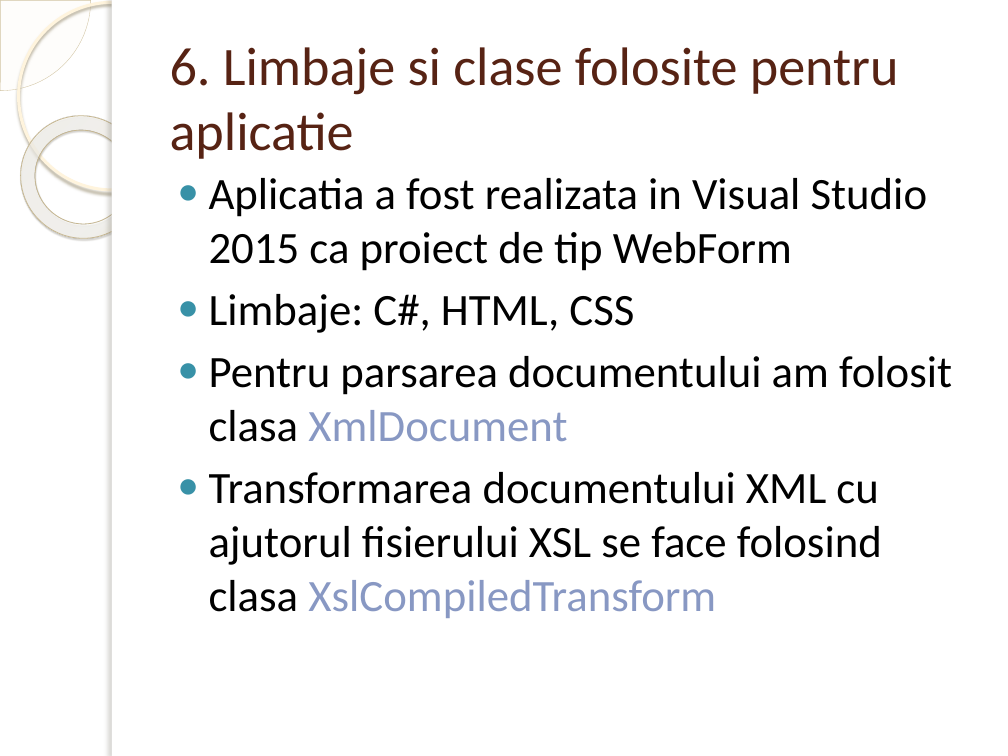
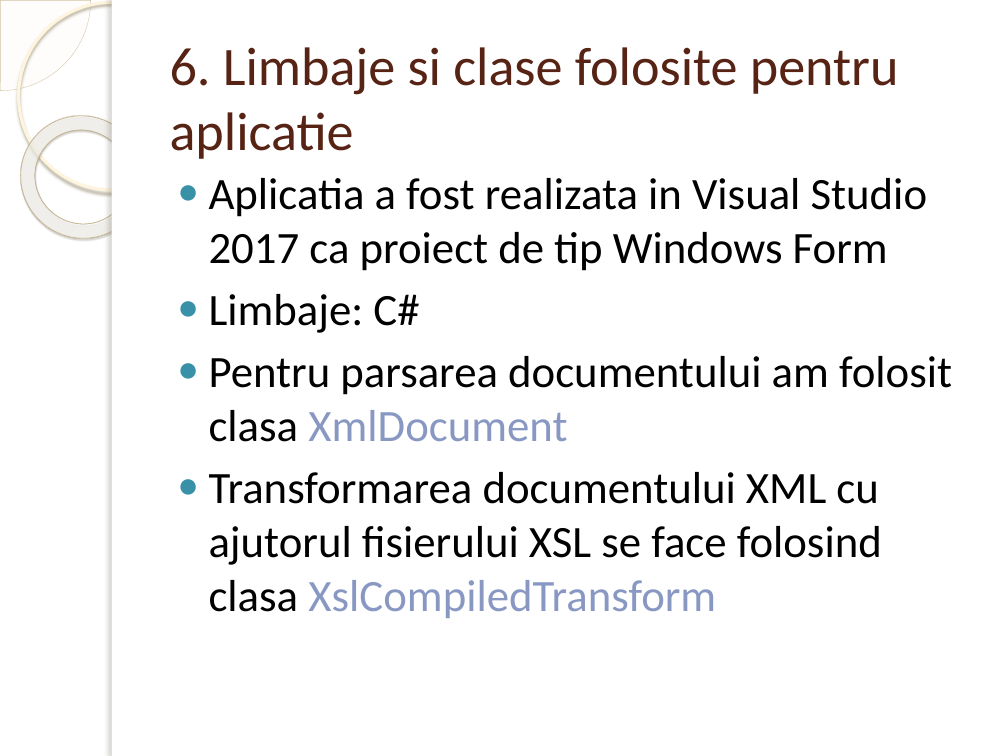
Before and after one commit to mariansurdu/xml, a slide deck: slide 11 of Prezentare.pptx (slide 10 before the commit). Drawn at 1008x756 pixels with LibreOffice and Linux fonts; fonts in the diff are those of the drawing; background and template pictures are left out. Boxes give left, top, right and bottom in pixels: in the first picture for what was removed or moved away, otherwise in the second. Text is boxed around its words. In the diff, an @@ line names an element or a change of style, - is before the commit and + after.

```diff
--- a/Prezentare.pptx
+++ b/Prezentare.pptx
@@ text at [209,178,927,333]: text changed @@
-● Aplicatia a fost realizata in Visual Studio 2015 ca proiect de tip WebForm
-● Limbaje: C#, HTML, CSS
+● Aplicatia a fost realizata in Visual Studio 2017 ca proiect de tip Windows Form
+● Limbaje: C#
```
Also in this commit, not shown: 10 other slides changed, 2 slides added, 2 other files.
